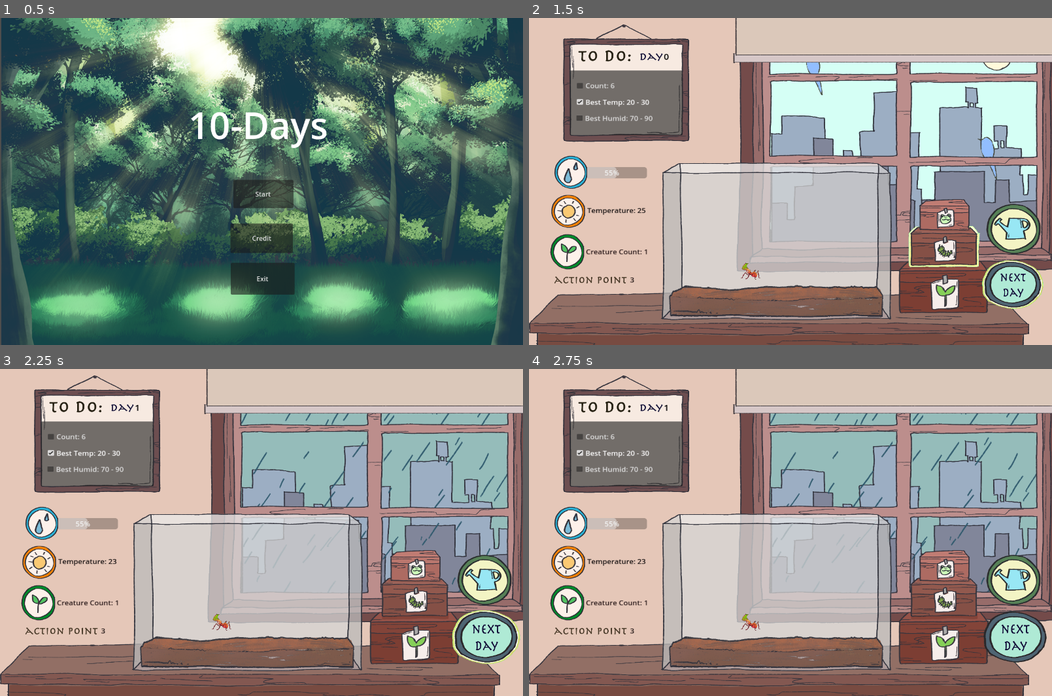
Above: before the commit, frames 1-4 (two rows, left to right).
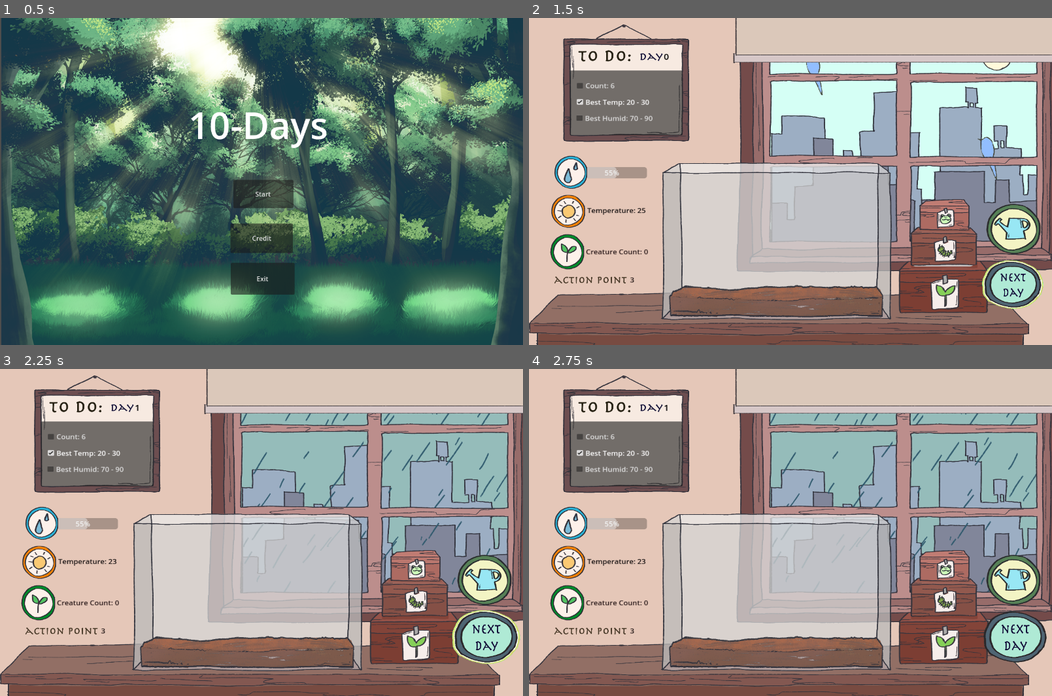
Above: after the commit, the same moments.

Repository: Dh-ux/GRL-Project
Game: Godot game, scene res://StartMenu.tscn
Two runs of this game, one before a commit and one after it. Both use one fixed random seed, a clock stepped at 60 frames per second and the inputs below.
Inputs (mouse positions are in pixels of both pictures, inside the frame that each line leads up to):
- Up to frame 1 (0.5 s): no input
- Up to frame 2 (1.5 s): click "Start" at 0.5 s; click (942, 250) at 1.27 s
- Up to frame 3 (2.25 s): click "Next" at 2 s
- Up to frame 4 (2.75 s): no input

Frame 1 is identical in both runs. In frame 2, 0.3% of the frame differs, in the area x 22-87%, y 63-80%; in frame 3, less than 0.1%; in frame 4, less than 0.1%.
Error before the commit: Invalid call. Nonexistent function 'queue_free' in base 'Nil'. (res://resource/Script/bugs.gd:70)

Commit message:
positions

Diff:
--- a/Ecosystem.tscn
+++ b/Ecosystem.tscn
@@ -278,6 +278,14 @@
 position = Vector2(-87.4913, 13.9846)
 scale = Vector2(0.346798, 0.371649)
 texture = ExtResource("14_m42ou")
+
+[node name="flower" type="Node" parent="."]
+
+[node name="bush" type="Node" parent="."]
+
+[node name="plant1" type="Node" parent="."]
+
+[node name="Bug" type="Node" parent="."]
 
 [node name="PlantPanel" type="Panel" parent="."]
 visible = false
--- a/resource/Script/Ecosystem.gd
+++ b/resource/Script/Ecosystem.gd
@@ -19,7 +19,10 @@
 @onready var next_day_button = $NextDayButton
 @onready var action_pointsLabel = $Action_pointsLabel
 @onready var diary_day = $Sprite2D/Day
-
+@onready var bug_node = $Bug
+@onready var flower_node = $flower
+@onready var bush_node = $bush
+@onready var plant1_node =$plant1
 enum PlantType {
   FLOWER,
   BUSH,
@@ -62,6 +65,10 @@
 	$MistingSystemButton.disabled = false
 	$OpenCurtainsButton.disabled = false
 	$PlantButton.disabled = false
+	if creature_count>=7:
+		creature_count-=1
+	elif creature_count>=12:
+		creature_count-=2
 	# Update attributes
 	weather = Weather.values()[randi() % Weather.size()]
 	if weather == Weather.SUNNY:
@@ -123,19 +130,25 @@
 
 func addPlant(type):
 	var flower_scene
+	var flower_instance
 	if type == PlantType.FLOWER:
 		flower_scene = load("res://flower.tscn")
 		humidity -= 2
 		temperature -= 2
+		flower_instance = flower_scene.instantiate()
+		flower_node.add_child(flower_instance)
 	elif type == PlantType.BUSH:
 		flower_scene = load("res://bush.tscn")
 		humidity -= 1
 		temperature -= 3
+		flower_instance = flower_scene.instantiate()
+		bush_node.add_child(flower_instance)
 	elif type == PlantType.PLANT:
 		humidity -= 3
 		temperature += 1
 		flower_scene = load("res://plant1.tscn")
-	var flower_instance = flower_scene.instantiate()
+		flower_instance = flower_scene.instantiate()
+		plant1_node.add_child(flower_instance)
 	if flower_instance != null:
 		print("Successfully instantiated flower_instance")
 		var plant_positions = []
@@ -176,6 +189,7 @@
 	print("adding bugs")
 	var flower_scene = load("res://bugs.tscn")
 	var flower_instance = flower_scene.instantiate()
+	bug_node.add_child(flower_instance)
 	if flower_instance != null:
 		print("Successfully instantiated bug_instance")
 		var plant_positions = []
@@ -212,8 +226,13 @@
 		$MistingSystemButton.disabled = true
 		$OpenCurtainsButton.disabled = true
 		$PlantButton.disabled = true
+		$BugButton.disabled = true
 		$PlantPanel.hide()
 		next_day_button.nextday_hint()
+	if days<2:
+		$BugButton.disabled = true
+	if days>2:
+		$BugButton.disabled = false
 	temperatureLabel.text = "Temperature: " + str(temperature)
 	humidityProgressBar.value = humidity
 	creatureCountLabel.text = "Creature Count: " + str(creature_count)
--- a/resource/Script/bugs.gd
+++ b/resource/Script/bugs.gd
@@ -54,7 +54,7 @@
 				break
 		if target_plant:
 			print('eating plant ')
-			target_plant.growth = 0.3
+			target_plant.growth -= 2
 			var temp = remap(target_plant.growth,0.1,3,0,1)
 			target_plant.scale = Vector2(temp,temp)*scale_modifier
 			growth += 1 + temp_growth * humid_growth
--- a/resource/Script/flower.gd
+++ b/resource/Script/flower.gd
@@ -119,6 +119,8 @@
 		growth -= 0.5
 		var temp = remap(growth,0.5,3,0.5,1)
 		scale = Vector2(temp,temp)*scale_modifier
+	if growth < 0.1:
+		queue_free()
 
 #	# Update attributes
 #	temperature = randf_range(temperature-2, temperature+2)
